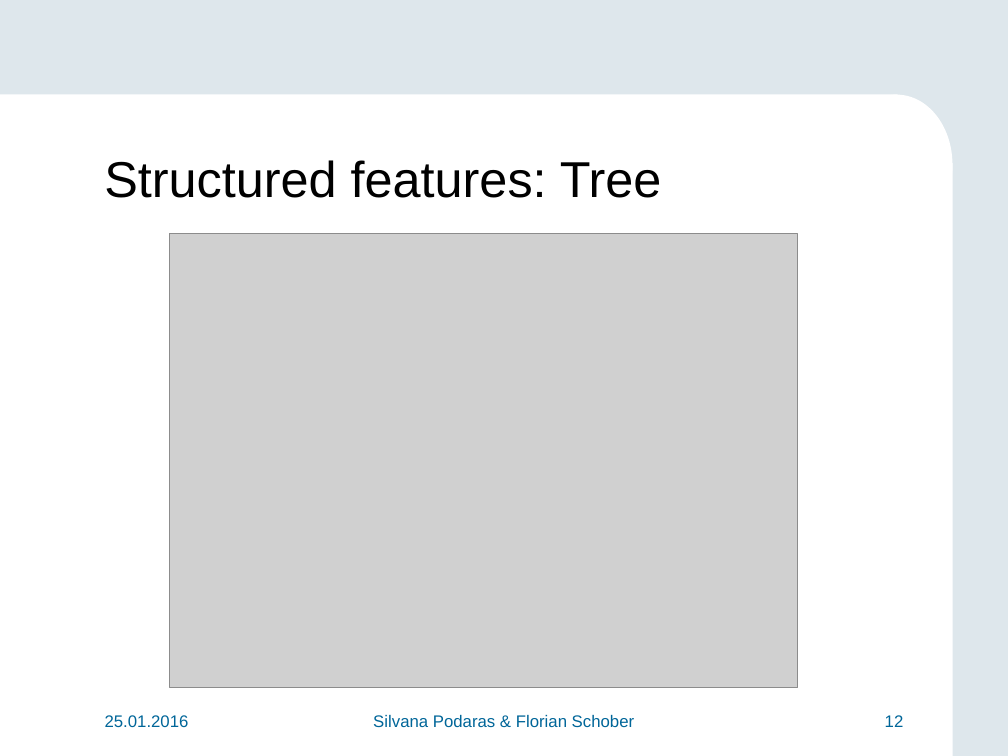
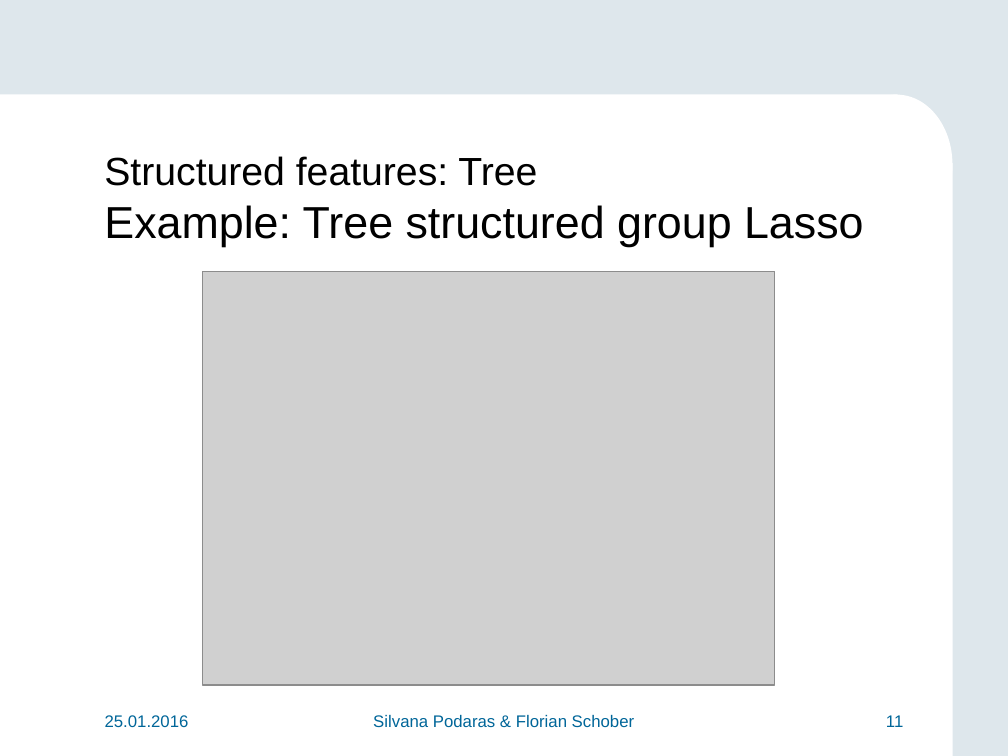
Before and after one commit to teretrus/VisSeminar, a slide deck: slide 11 of presentation/Flo.pptx (slide 12 before the commit). Drawn at 1008x756 pixels with LibreOffice and Linux fonts; fonts in the diff are those of the drawing; grey boxes stand for pictures; background and template pictures are left out. Boxes give left, top, right and bottom in pixels: in the first picture for what was removed or moved away, otherwise in the second. Text is boxed around its words. In the diff, an @@ line names an element or a change of style, - is before the commit and + after.

```diff
--- a/presentation/Flo.pptx
+++ b/presentation/Flo.pptx
@@ title at bbox=[104, 156, 864, 247]: text changed; size 36 to 32 pt @@
-Structured features: Tree
+Structured features: Tree
+Example: Tree structured group Lasso
@@ picture: place and size @@
-picture at bbox=[169, 234, 797, 688]
+picture at bbox=[203, 271, 775, 685]
@@ page number at bbox=[886, 715, 903, 727]: text changed @@
-12
+11
```
Also in this commit, not shown: 3 other slides changed, 1 slide removed.
